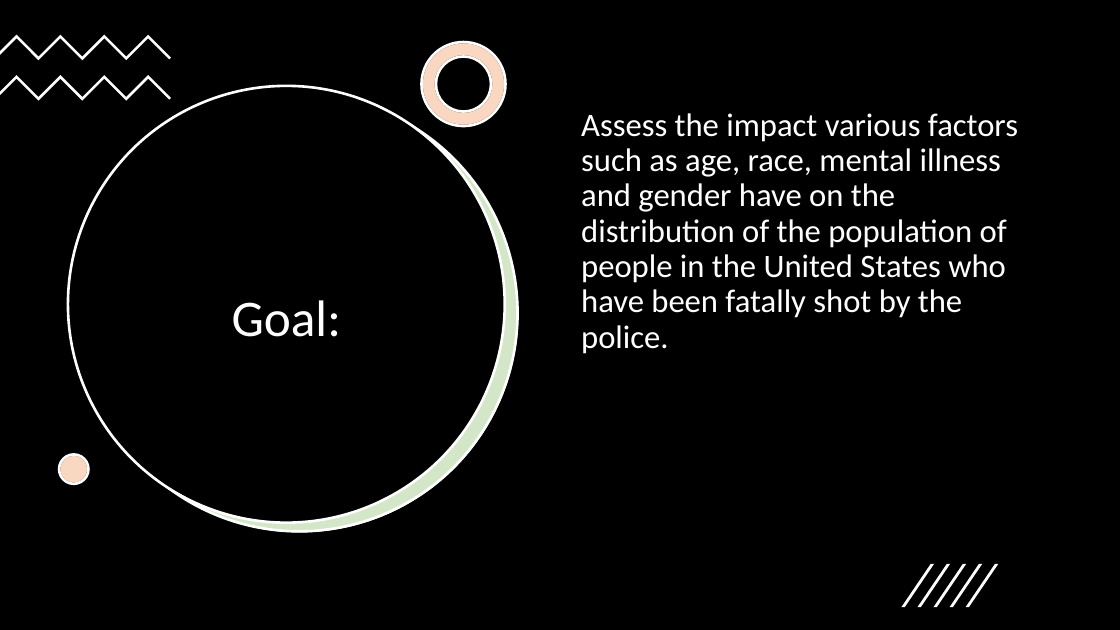
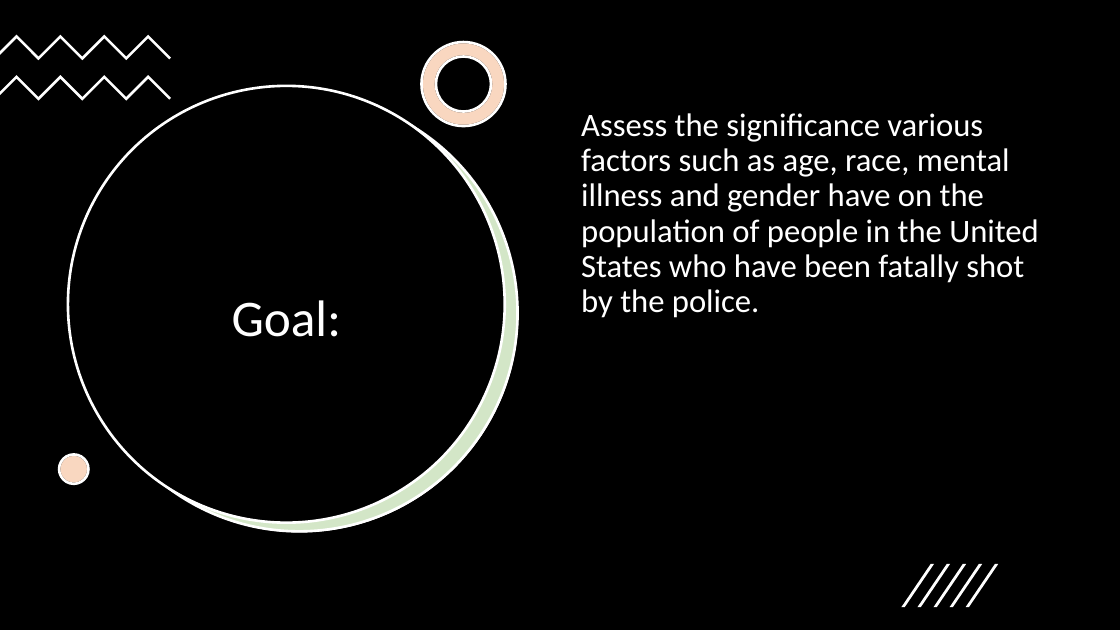
Before and after one commit to simrankota/comp4441_final, a slide deck: slide 2 of Final4441_presentation.pptx. Drawn at 1120x630 pixels with LibreOffice and Linux fonts; fonts in the diff are those of the drawing. Boxes give left, top, right and bottom in pixels: in the first picture for what was removed or moved away, otherwise in the second. Text is boxed around its words. In the diff, an @@ line names an element or a change of style, - is before the commit and + after.

Commit message:
small edits to ppt

```diff
--- a/Final4441_presentation.pptx
+++ b/Final4441_presentation.pptx
@@ text at (581,113,1039,318): text changed @@
-Assess the impact various factors such as age, race, mental illness and gender have on the distribution of the population of people in the United States who have been fatally shot by the police.
+Assess the significance various factors such as age, race, mental illness and gender have on the population of people in the United States who have been fatally shot by the police.
```
Also in this commit, not shown: 1 slide added.
